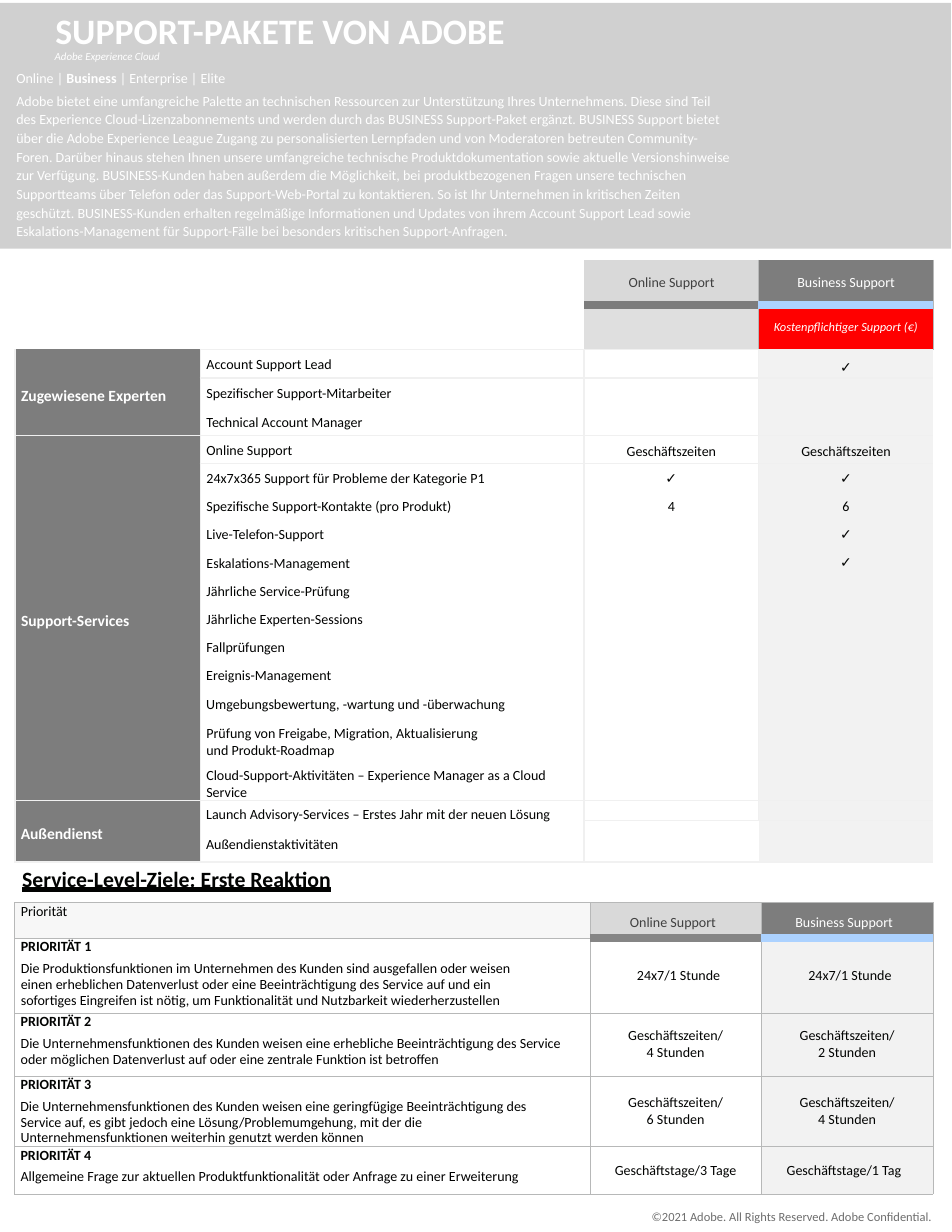
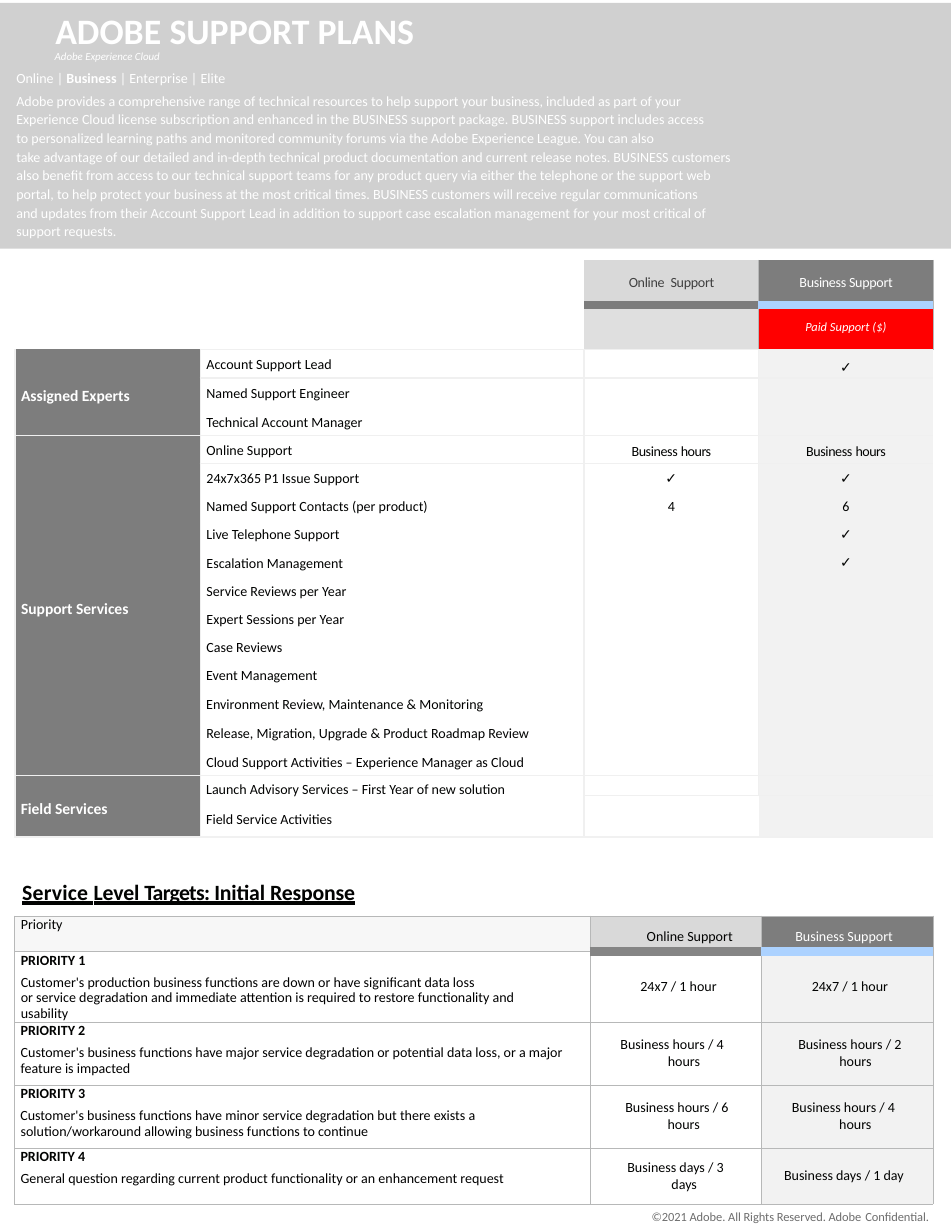
Before and after one commit to AdobeDocs/support-resources.de-DE, a slide deck: slide 1 of help/data-sheets/assets/BusinessSupportDatasheet.pptx. Drawn at 952x1232 pixels with LibreOffice and Linux fonts; fonts in the diff are those of the drawing; grey boxes stand for pictures; background and template pictures are left out. Boxes give left, top, right and bottom in pixels: in the first picture for what was removed or moved away, otherwise in the second. Text is boxed around its words. In the diff, an @@ line names an element or a change of style, - is before the commit and + after.

```diff
--- a/help/data-sheets/assets/BusinessSupportDatasheet.pptx
+++ b/help/data-sheets/assets/BusinessSupportDatasheet.pptx
@@ title at box(55, 21, 414, 44): text changed @@
-SUPPORT-PAKETE VON ADOBE
+ADOBE SUPPORT PLANS
@@ text at box(16, 97, 731, 220): text changed @@
-Adobe bietet eine umfangreiche Palette an technischen Ressourcen zur Unterstützung Ihres Unternehmens. Diese sind Teil
-des Experience Cloud-Lizenzabonnements und werden durch das BUSINESS Support-Paket ergänzt. BUSINESS Support bietet über die Adobe Experience League Zugang zu personalisierten Lernpfaden und von Moderatoren betreuten Community-Foren. Darüber hinaus stehen Ihnen unsere umfangreiche technische Produktdokumentation sowie aktuelle Versionshinweise
-zur Verfügung. BUSINESS-Kunden haben außerdem die Möglichkeit, bei produktbezogenen Fragen unsere technischen Supportteams über Telefon oder das Support-Web-Portal zu kontaktieren. So ist Ihr Unternehmen in kritischen Zeiten geschützt. BUSINESS-Kunden erhalten regelmäßige Informationen und Updates von ihrem Account Support Lead sowie Eskalations-Management für Support-Fälle bei besonders kritischen Support-Anfragen.
+Adobe provides a comprehensive range of technical resources to help support your business, included as part of your Experience Cloud license subscription and enhanced in the BUSINESS support package. BUSINESS support includes access to personalized learning paths and monitored community forums via the Adobe Experience League. You can also take advantage of our detailed and in-depth technical product documentation and current release notes. BUSINESS customers also benefit from access to our technical support teams for any product query via either the telephone or the support web portal, to help protect your business at the most critical times. BUSINESS customers will receive regular communications and updates from their Account Support Lead in addition to support case escalation management for your most critical of support requests.
@@ table at box(15, 260, 934, 838) @@
-row 2, column 4: Kostenpflichtiger Support (€)
+row 2, column 4: Paid Support ($)
-row 3, column 1: Zugewiesene Experten
+row 3, column 1: Assigned Experts
-row 4, column 2: Spezifischer Support-Mitarbeiter
+row 4, column 2: Named Support Engineer
-row 6: Support-Services | Online Support | Geschäftszeiten | Geschäftszeiten
+row 6: Support Services | Online Support | Business hours | Business hours
-row 7, column 2: 24x7x365 Support für Probleme der Kategorie P1
+row 7, column 2: 24x7x365 P1 Issue Support
-row 8, column 2: Spezifische Support-Kontakte (pro Produkt)
+row 8, column 2: Named Support Contacts (per product)
-row 9, column 2: Live-Telefon-Support
+row 9, column 2: Live Telephone Support
-row 10, column 2: Eskalations-Management
+row 10, column 2: Escalation Management
-row 11, column 2: Jährliche Service-Prüfung
+row 11, column 2: Service Reviews per Year
-row 12, column 2: Jährliche Experten-Sessions
+row 12, column 2: Expert Sessions per Year
-row 13, column 2: Fallprüfungen
+row 13, column 2: Case Reviews
-row 14, column 2: Ereignis-Management
+row 14, column 2: Event Management
-row 15, column 2: Umgebungsbewertung, -wartung und -überwachung
+row 15, column 2: Environment Review, Maintenance & Monitoring
-row 16, column 2: Prüfung von Freigabe, Migration, Aktualisierung und Produkt-Roadmap
+row 16, column 2: Release, Migration, Upgrade & Product Roadmap Review
-row 17, column 2: Cloud-Support-Aktivitäten – Experience Manager as a Cloud Service
+row 17, column 2: Cloud Support Activities – Experience Manager as Cloud
-row 18, column 1: Außendienst
+row 18, column 1: Field Services
-row 18, column 2: Launch Advisory-Services – Erstes Jahr mit der neuen Lösung / Außendienstaktivitäten
+row 18, column 2: Launch Advisory Services – First Year of new solution / Field Service Activities
@@ letter spacing 0 to -0.2 pt in "Online Support", "Business Support" @@
@@ text at box(22, 884, 355, 905): text changed @@
-Service-Level-Ziele: Erste Reaktion
+Service Level Targets: Initial Response
@@ table at box(15, 916, 933, 1196) @@
-row 1, column 1: Priorität
+row 1, column 1: Priority
-row 2: PRIORITÄT 1 / Die Produktionsfunktionen im Unternehmen des Kunden sind ausgefallen oder weisen einen erheblichen Datenverlust oder eine Beeinträchtigung des Service auf und ein sofortiges Eingreifen ist nötig, um Funktionalität und Nutzbarkeit wiederherzustellen | 24x7/1 Stunde | 24x7/1 Stunde
+row 2: PRIORITY 1 / Customer's production business functions are down or have significant data loss or service degradation and immediate attention is required to restore functionality and usability | 24x7 / 1 hour | 24x7 / 1 hour
-row 3: PRIORITÄT 2 / Die Unternehmensfunktionen des Kunden weisen eine erhebliche Beeinträchtigung des Service oder möglichen Datenverlust auf oder eine zentrale Funktion ist betroffen | Geschäftszeiten/ 4 Stunden | Geschäftszeiten/ 2 Stunden
+row 3: PRIORITY 2 / Customer's business functions have major service degradation or potential data loss, or a major feature is impacted | Business hours / 4 hours | Business hours / 2 hours
-row 4: PRIORITÄT 3 / Die Unternehmensfunktionen des Kunden weisen eine geringfügige Beeinträchtigung des Service auf, es gibt jedoch eine Lösung/Problemumgehung, mit der die Unternehmensfunktionen weiterhin genutzt werden können | Geschäftszeiten/ 6 Stunden | Geschäftszeiten/ 4 Stunden
+row 4: PRIORITY 3 / Customer's business functions have minor service degradation but there exists a solution/workaround allowing business functions to continue | Business hours / 6 hours | Business hours / 4 hours
-row 5: PRIORITÄT 4 / Allgemeine Frage zur aktuellen Produktfunktionalität oder Anfrage zu einer Erweiterung | Geschäftstage/3 Tage | Geschäftstage/1 Tag
+row 5: PRIORITY 4 / General question regarding current product functionality or an enhancement request | Business days / 3 days | Business days / 1 day
@@ text colour #404040 to #020302 in "Online Support" @@
@@ alignment left to centre @@
@@ indent changed @@
@@ table: place and size @@
-table at box(15, 903, 933, 1194)
+table at box(15, 916, 933, 1196)
@@ text "©2021 Adobe. All Rights Reserved. ..." at box(652, 1212, 929, 1223): letter spacing 0 to -0.1 pt @@
```
Also in this commit, not shown: 2 other slides changed, 1 other file.
